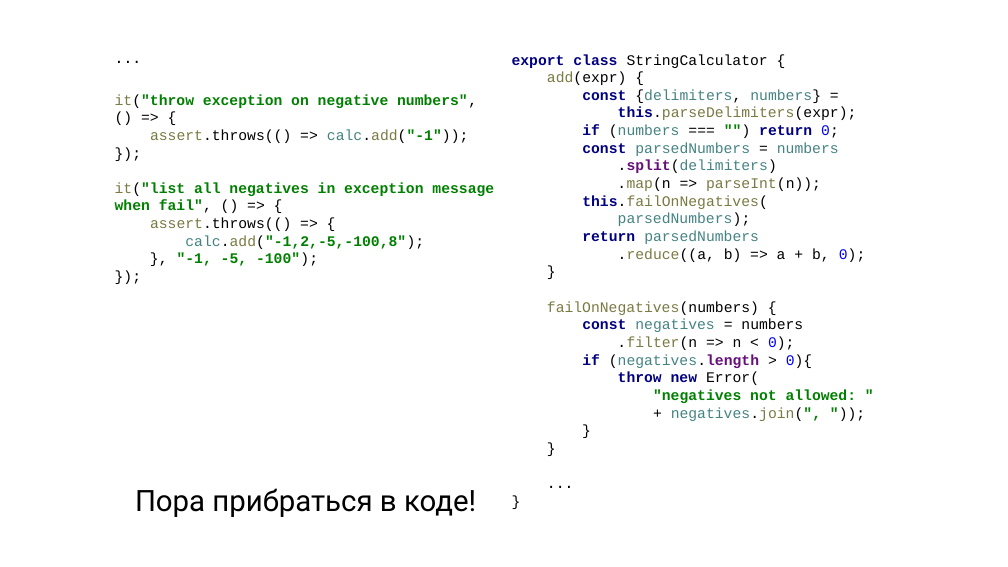
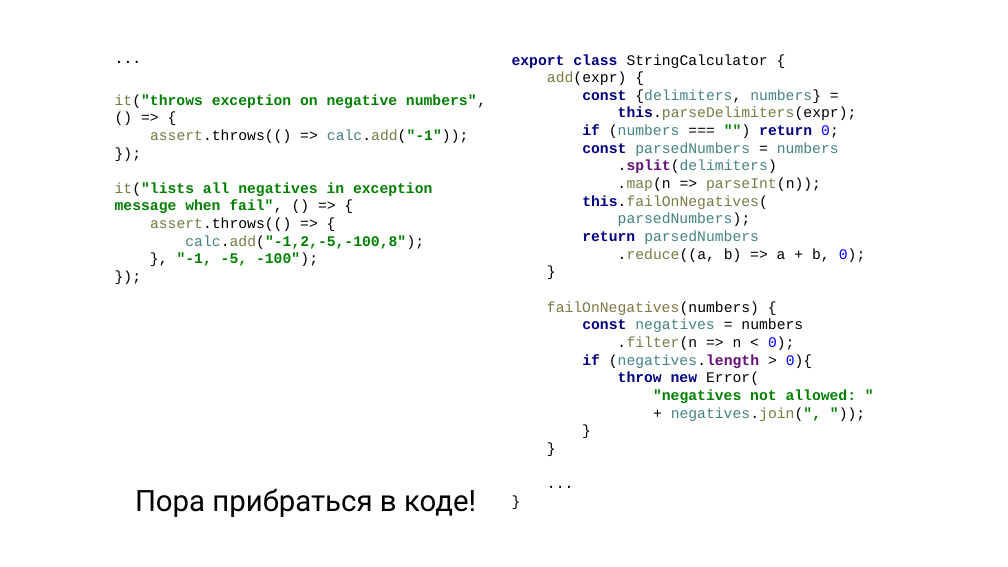
Before and after one commit to kontur-courses/tdd, a slide deck: slide 17 of js/StringCalculator TDD Kata JS.pptx. Drawn at 1008x567 pixels with LibreOffice and Linux fonts; fonts in the diff are those of the drawing. Boxes give left, top, right and bottom in pixels: in the first picture for what was removed or moved away, otherwise in the second. Text is boxed around its words. In the diff, an @@ line names an element or a change of style, - is before the commit and + after.

```diff
--- a/js/StringCalculator TDD Kata JS.pptx
+++ b/js/StringCalculator TDD Kata JS.pptx
@@ text at bbox=[115, 94, 486, 266]: text changed @@
-it("throw exception on negative numbers",
-() => {
-assert.throws(() => calc.add("-1"));
-});
-it("list all negatives in exception message when fail", () => {
-assert.throws(() => {
-calc.add("-1,2,-5,-100,8");
-}, "-1, -5, -100");
-});
+it("throws exception on negative numbers",
+() => {
+assert.throws(() => calc.add("-1"));
+});
+it("lists all negatives in exception message when fail", () => {
+assert.throws(() => {
+calc.add("-1,2,-5,-100,8");
+}, "-1, -5, -100");
+});
```
Also in this commit, not shown: 10 other slides changed, 1 slide added, 1 slide removed, 3 other files.
